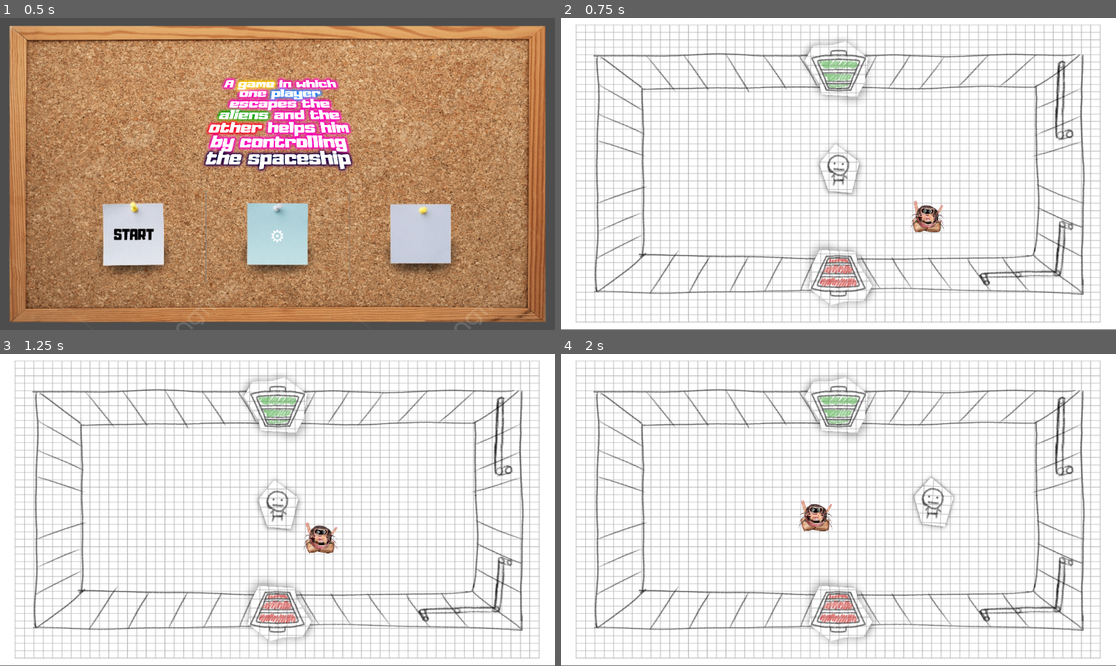
Above: before the commit, frames 1-4 (two rows, left to right).
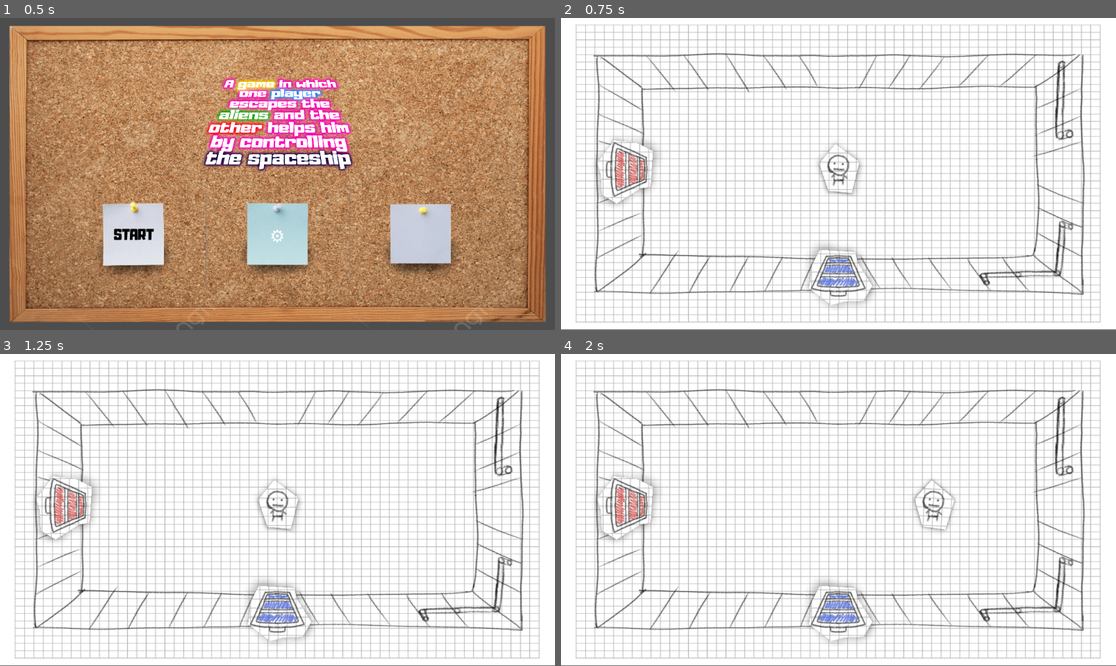
Above: after the commit, the same moments.

Repository: Hadrex0/a-game-in-which-one-player-escapes-the-aliens-and-the-other-helps-him-by-controlling-the-spaceship
Game: Godot game, scene res://assets/scenes/map/main/main_menu.tscn
Same seed, same stepped clock (60 frames per second), same inputs: the game is played once before the commit and once after it.
Inputs (mouse positions are in pixels of both pictures, inside the frame that each line leads up to):
- Up to frame 1 (0.5 s): no input
- Up to frame 2 (0.75 s): click "START" at 0.5 s
- Up to frame 3 (1.25 s): no input
- Up to frame 4 (2 s): move the mouse to (960, 494) at 1.27 s; hold D (move_right) from 1.28 s (still down)

Frame 1 is identical in both runs. In frame 2, 3.2% of the frame differs, in the area x 6-70%, y 7-87%; in frame 3, 3.2%; in frame 4, 3.8%, in the area x 6-71%, y 7-87%.

Commit message:
Advanced alien AI
- Aliens now can move from rooms that aren't displayed.

Diff:
--- a/assets/scenes/entity/alien/alien.tscn
+++ b/assets/scenes/entity/alien/alien.tscn
@@ -204,7 +204,3 @@
 
 [node name="CollisionShape2D" type="CollisionShape2D" parent="."]
 shape = SubResource("CapsuleShape2D_vvuna")
-
-[node name="MovementTimer" type="Timer" parent="."]
-
-[connection signal="timeout" from="MovementTimer" to="." method="_on_movement_timer_timeout"]
--- a/assets/scenes/entity/alien/base_alien.gd
+++ b/assets/scenes/entity/alien/base_alien.gd
@@ -8,13 +8,8 @@
 @export var alien_id: int
 
 # Variables for alien movement.
-@export var speed = 200 #alien max movement speed
+@export var speed = 150 #alien max movement speed
 var target : Vector2
-var movement_time = 3.0 # seconds
-var moving: bool
-
-# Debug movement.
-var debug: bool = false
 
 #---SETTERS-----------------------
 
@@ -29,24 +24,26 @@
 	target = Vector2(nx, ny)
 
 # Alien search new target periodicly.
-func _on_movement_timer_timeout() -> void:
-	$MovementTimer.start(movement_time)
-	if !game_manager.debug:
+func _alien_movement_logic() -> void:
+	# Save current alien position.
+	game_manager._dungeon.aliens[alien_id].pos = position
+
+	# Move alien in the room.
+	if randf() <= game_manager._dungeon.alien_move_chance:
 		set_new_target()
-
-# Debug tool.
-func _input(event: InputEvent) -> void:
-	if (event.is_action_pressed("cheat_alien") and game_manager.debug):
-		target = get_global_mouse_position()
 
 #---ALIEN-START--------------------
 
 # Called when the node enters the scene tree for the first time.
 func _ready() -> void:
+	# Connect tick with dungeon manager.
+	game_manager._dungeon.tick_timeout.connect(_alien_movement_logic)
+
+	# Set starting position as its own.
 	target = self.position
 
 	# Start timer and search for target location for the alien.
-	_on_movement_timer_timeout()
+	_alien_movement_logic()
 
 #---ALIEN-MOVEMENT-----------------
 
--- a/assets/scenes/map/main/dungeon.tscn
+++ b/assets/scenes/map/main/dungeon.tscn
@@ -12,10 +12,10 @@
 [node name="Rooms" type="Node2D" parent="."]
 script = ExtResource("1_ffeav")
 _starting_room = ExtResource("2_ffeav")
+alien_count = 25
 
 [node name="Player" parent="." instance=ExtResource("5_y4eva")]
 safe_margin = 2.0
-speed = 0
 
 [node name="EntranceMarkers" type="Node2D" parent="."]
 
@@ -39,6 +39,26 @@
 position = Vector2(921, 315)
 scale = Vector2(0.226, 0.226)
 
+[node name="AlienMarkers" type="Node2D" parent="."]
+
+[node name="AlienSpot1" type="Marker2D" parent="AlienMarkers"]
+position = Vector2(360, 207)
+
+[node name="AlienSpot2" type="Marker2D" parent="AlienMarkers"]
+position = Vector2(792, 207)
+
+[node name="AlienSpot3" type="Marker2D" parent="AlienMarkers"]
+position = Vector2(468, 315)
+
+[node name="AlienSpot4" type="Marker2D" parent="AlienMarkers"]
+position = Vector2(684, 315)
+
+[node name="AlienSpot5" type="Marker2D" parent="AlienMarkers"]
+position = Vector2(360, 423)
+
+[node name="AlienSpot6" type="Marker2D" parent="AlienMarkers"]
+position = Vector2(792, 423)
+
 [node name="BGM" type="AudioStreamPlayer" parent="."]
 stream = ExtResource("4_y4eva")
 autoplay = true
@@ -53,3 +73,7 @@
 stream = ExtResource("6_ljf07")
 pitch_scale = 0.8
 bus = &"SFX"
+
+[node name="TickTimer" type="Timer" parent="."]
+
+[connection signal="timeout" from="TickTimer" to="Rooms" method="_on_tick_timer_timeout"]
--- a/assets/scenes/map/rooms/starting_room.tscn
+++ b/assets/scenes/map/rooms/starting_room.tscn
@@ -70,23 +70,3 @@
 
 [node name="WestEscapePod" type="Marker2D" parent="EscapePodMarkers"]
 position = Vector2(360, 315)
-
-[node name="AlienMarkers" type="Node2D" parent="."]
-
-[node name="AlienSpot1" type="Marker2D" parent="AlienMarkers"]
-position = Vector2(360, 207)
-
-[node name="AlienSpot2" type="Marker2D" parent="AlienMarkers"]
-position = Vector2(792, 207)
-
-[node name="AlienSpot3" type="Marker2D" parent="AlienMarkers"]
-position = Vector2(468, 315)
-
-[node name="AlienSpot4" type="Marker2D" parent="AlienMarkers"]
-position = Vector2(684, 315)
-
-[node name="AlienSpot5" type="Marker2D" parent="AlienMarkers"]
-position = Vector2(360, 423)
-
-[node name="AlienSpot6" type="Marker2D" parent="AlienMarkers"]
-position = Vector2(792, 423)
--- a/assets/scripts/dungeon/base_room.gd
+++ b/assets/scripts/dungeon/base_room.gd
@@ -32,20 +32,6 @@
 	$EscapePodMarkers/EastEscapePod,
 	$EscapePodMarkers/WestEscapePod
 	]
-
-@onready var _alien_location = [
-	$AlienMarkers/AlienSpot1,
-	$AlienMarkers/AlienSpot2,
-	$AlienMarkers/AlienSpot3,
-	$AlienMarkers/AlienSpot4,
-	$AlienMarkers/AlienSpot5,
-	$AlienMarkers/AlienSpot6
-	]
-
-#---GETTERS-----------------------
-
-func get_alien_location_count() -> int:
-	return 6
 
 #---ADDING-DOOR--------------------
 
@@ -88,13 +74,13 @@
 	escape_pod.position =_escape_pod_location[randi_range(0, 1)].global_position
 
 #---ADDING-ALIEN-------------------
-func add_alien(alien_id: int, location_id: int) -> void:
+func add_alien(alien_id: int, location: Vector2) -> void:
 	# Select correct alien.
 	var alien: BaseAlien = load("res://assets/scenes/entity/alien/alien.tscn").instantiate()
 
 	# Set correct id and location of the alien.
 	alien.alien_id = alien_id
-	alien.position = _alien_location[location_id].global_position
+	alien.position = location
 
 	# Add selected alien to the room.
 	add_child(alien)
--- a/assets/scripts/dungeon/dungeon_manager.gd
+++ b/assets/scripts/dungeon/dungeon_manager.gd
@@ -3,16 +3,15 @@
 #---CONSTANTS---------------------
 
 const ROOM_SIZE: Dictionary = {
-	"min": Vector2(177, 154),
-	"max": Vector2(979, 492)
+	"min": Vector2(167, 144),
+	"max": Vector2(989, 502)
 	}
-
 const DIRECTIONS: Array[Vector2i] = [
 	Vector2i( 0,-1),
 	Vector2i( 1, 0),
 	Vector2i( 0, 1),
 	Vector2i(-1, 0)
-]
+	]
 
 #---VARIABLES---------------------
 
@@ -25,7 +24,7 @@
 @export var _dimensions : Vector2i = Vector2i(10,10)
 @export var _start : Vector2i = Vector2i(-1, -1)
 @export var _critical_path_length : int = 50
-@export var _branch_probability : float = 0.3
+@export var _branch_probability : float = 0.75
 var dungeon : Array = []
 var next_id : int = 0
 var room_nodes : Dictionary = {}
@@ -39,6 +38,20 @@
 @export_category("Aliens")
 @export var alien_count: int = 1
 @onready var aliens : Array = []
+@onready var _alien_spawn_markers = [
+	$"../AlienMarkers/AlienSpot1",
+	$"../AlienMarkers/AlienSpot2",
+	$"../AlienMarkers/AlienSpot3",
+	$"../AlienMarkers/AlienSpot4",
+	$"../AlienMarkers/AlienSpot5",
+	$"../AlienMarkers/AlienSpot6"
+	]
+@onready var alien_move_chance: float = 0.75
+@onready var alien_move_to_door_chance: float = 0.05
+
+# Game tick manager.
+@onready var tick_period = 1.0 # seconds
+signal tick_timeout
 
 #---INITIALIZE-VARIABLES----------
 
@@ -62,11 +75,11 @@
 	}
 
 # Create an alien.
-func make_alien() -> Dictionary:
-	var room = BaseRoom.new()
+func make_alien(location: Vector2) -> Dictionary:
 	return {
-		"room_id": randi_range(0, 0),
-		"location": randi_range(0, room.get_alien_location_count() - 1)
+		"room_id": randi_range(0, next_id - 1),
+		"room_pos": Vector2i(-1,-1),
+		"pos": location
 	}
 
 #---GETTERS-----------------------
@@ -97,6 +110,9 @@
 	# Display starting room.
 	update_room("StartPosition")
 
+	# Start tick timer.
+	_on_tick_timer_timeout()
+
 	# Debug print.
 	_debug_print()
 
@@ -106,9 +122,9 @@
 func _generate_dungeon() -> void:
 	_place_entrance()
 	_generate_path(_start, _critical_path_length, "C")
+	_place_aliens()
 	_add_branches(_branch_probability)
 	_place_escape_pods()
-	_place_aliens()
 
 # Place entrence point for generating the dungeon.
 func _place_entrance() -> void:
@@ -185,7 +201,7 @@
 
 				# If there is no room behind a wall, spawn a isolated room.
 				if dungeon[nx][ny] == null:
-					if randf() >= probability:
+					if randf() <= probability:
 						continue
 					dungeon[nx][ny] = make_room(next_isolated_id, Vector2i(nx, ny))
 					next_isolated_id += 1
@@ -226,10 +242,23 @@
 
 	# Test-end
 
+# Place aliens in the dungeon.
 func _place_aliens() -> void:
-	# Temporary
+	# Add all aliens to the memory.
 	for i in alien_count:
-		aliens.append(make_alien())
+		aliens.append(make_alien(_random_alien_location()))
+
+	# Go through all of the rooms and add room position for all aliens.
+	for x in range(_dimensions.x):
+		for y in range(_dimensions.y):
+			# If there is no room at those coordinates, skip it.
+			if dungeon[x][y] == null:
+				continue
+
+			# Set room position of all aliens inside of this room.
+			for i in aliens.size():
+				if aliens[i].room_id == dungeon[x][y].id:
+					aliens[i].room_pos = dungeon[x][y].pos
 
 #---ROOM-DISPLAY------------------
 
@@ -278,7 +307,7 @@
 func _draw_aliens(room_scene: Node, active_room) -> void:
 	for i in aliens.size():
 		if aliens[i].room_id == active_room.id:
-			room_scene.call_deferred("add_alien", i, aliens[i].location)
+			room_scene.call_deferred("add_alien", i, aliens[i].pos)
 
 # Put Player in correct location given by variable "direction"
 func _set_player_pos(direction: String) -> void:
@@ -305,6 +334,99 @@
 	# Remove alien from display.
 	self.get_child(0).call_deferred("remove_child", the_alien)
 	the_alien.call_deferred("queue_free")
+
+#---ALIEN-MOVEMENT----------------
+
+# Alien movement handler.
+func _alien_movement() -> void:
+	for i in aliens.size():
+		# Check if alien will move.
+		if (randf() <= alien_move_chance and current_room.id != aliens[i].room_id):
+			# Moving to another room.
+			if randf() <= alien_move_to_door_chance:
+				# Check which doors are open.
+				var door_ids = _alien_look_for_open_doors(i)
+				if door_ids.size() == 0:
+					continue
+
+				# Select next room for alien.
+				var direction = door_ids[randi_range(0, door_ids.size() - 1)]
+
+				# Move alien to the next room.
+				_move_alien_to_room(i, direction)
+			# Moving inside the room.
+			else:
+				_move_alien_in_room(i)
+
+# Look for open doors.
+func _alien_look_for_open_doors(alien_id: int) -> Array:
+	# Make array with id of the doors that are open.
+	var answer_door_ids: Array
+
+	# Check doors in room with given alien.
+	var x = aliens[alien_id].room_pos.x
+	var y = aliens[alien_id].room_pos.y
+	for i in dungeon[x][y].doors_color.size():
+		# Variable for stance of the currently checking doors.
+		var open = false
+
+		# Get from game memory the stance of the door.
+		if dungeon[x][y].doors_color[i] > -1:
+			match dungeon[x][y].doors_color[i]:
+				0:
+					open = game_manager.red
+				1:
+					open = game_manager.blue
+				2:
+					open = game_manager.green
+				3:
+					open = game_manager.yellow
+
+		# If the door is open, add it the the answer array.
+		if open:
+			answer_door_ids.append(i)
+
+	# Return Array with found doors.
+	return answer_door_ids
+
+# Set random location of the alien.
+func _random_alien_location() -> Vector2:
+	var id = randi_range(0, _alien_spawn_markers.size() - 1)
+	return _alien_spawn_markers[id].position
+
+# Alien movement in room logic.
+func _move_alien_in_room(alien_id: int) -> void:
+	# Change alien position to random.
+	aliens[alien_id].pos = _random_alien_location()
+
+# Alien movement to room logic.
+func _move_alien_to_room(alien_id: int, direction: int) -> void:
+	# Select next room.
+	var nx = aliens[alien_id].room_pos.x + DIRECTIONS[direction].x
+	var ny = aliens[alien_id].room_pos.y + DIRECTIONS[direction].y
+	var new_room = dungeon[nx][ny]
+
+	# Set new room in alien data.
+	aliens[alien_id].room_id = new_room.id
+	aliens[alien_id].room_pos = new_room.pos
+	aliens[alien_id].pos = entrance_markers.get_child(direction + 1).position
+
+	# When the alien moves to the current room display them.
+	if (new_room.id == current_room.id):
+		self.get_child(0).call_deferred("add_alien", alien_id, aliens[alien_id].pos)
+
+#---GAME-TICK-HANDLER-------------
+
+# Game tick handler main function.
+func _on_tick_timer_timeout() -> void:
+	# Emit tick timeout signal
+	tick_timeout.emit()
+
+	# Move aliens in the dungeon.
+	_alien_movement()
+
+	# Restart tick timer.
+	$"../TickTimer".start(tick_period)
 
 #---DEBUG-PRINT-------------------
 
--- a/assets/scripts/singleton/game_manager.gd
+++ b/assets/scripts/singleton/game_manager.gd
@@ -2,9 +2,9 @@
 
 #---CONSTANTS---------------------
 
+
+
 #---VARIABLES---------------------
-
-var debug: bool = false
 
 var door_sfx : Node
 var enter_sfx : Node
@@ -49,19 +49,12 @@
 			return action
 	return null
 
-
 # Control room listener.
 func _unhandled_input(event: InputEvent) -> void:
 	var action = set_action_for_event(event)
 	if action != null:
 		# Checking which color is pressed.
 		match action:
-			"cheat_enable":
-				debug = !debug
-				if debug:
-					print("CHEAT ENABLED")
-				else:
-					print("CHEAT DISABLED")
 			"cheat_red":
 				# Changing color Red and emiting signal for update.
 				door_sfx.play()
--- a/project.godot
+++ b/project.godot
@@ -71,7 +71,9 @@
 }
 interaction={
 "deadzone": 0.2,
-"events": []
+"events": [Object(InputEventKey,"resource_local_to_scene":false,"resource_name":"","device":-1,"window_id":0,"alt_pressed":false,"shift_pressed":false,"ctrl_pressed":false,"meta_pressed":false,"pressed":false,"keycode":0,"physical_keycode":32,"key_label":0,"unicode":32,"location":0,"echo":false,"script":null)
+, Object(InputEventKey,"resource_local_to_scene":false,"resource_name":"","device":-1,"window_id":0,"alt_pressed":false,"shift_pressed":false,"ctrl_pressed":false,"meta_pressed":false,"pressed":false,"keycode":0,"physical_keycode":69,"key_label":0,"unicode":101,"location":0,"echo":false,"script":null)
+]
 }
 cheat_red={
 "deadzone": 0.2,
@@ -93,13 +95,3 @@
 "events": [Object(InputEventKey,"resource_local_to_scene":false,"resource_name":"","device":-1,"window_id":0,"alt_press …(191 unchanged characters)…
 ]
 }
-cheat_alien={
-"deadzone": 0.2,
-"events": [Object(InputEventMouseButton,"resource_local_to_scene":false,"resource_name":"","device":-1,"window_id":0,"alt_pressed":false,"shift_pressed":false,"ctrl_pressed":false,"meta_pressed":false,"button_mask":0,"position":Vector2(0, 0),"global_position":Vector2(0, 0),"factor":1.0,"button_index":2,"canceled":false,"pressed":false,"double_click":false,"script":null)
-]
-}
-cheat_enable={
-"deadzone": 0.6,
-"events": [Object(InputEventKey,"resource_local_to_scene":false,"resource_name":"","device":-1,"window_id":0,"alt_pressed":false,"shift_pressed":false,"ctrl_pressed":false,"meta_pressed":false,"pressed":false,"keycode":96,"physical_keycode":0,"key_label":0,"unicode":96,"location":0,"echo":false,"script":null)
-]
-}
